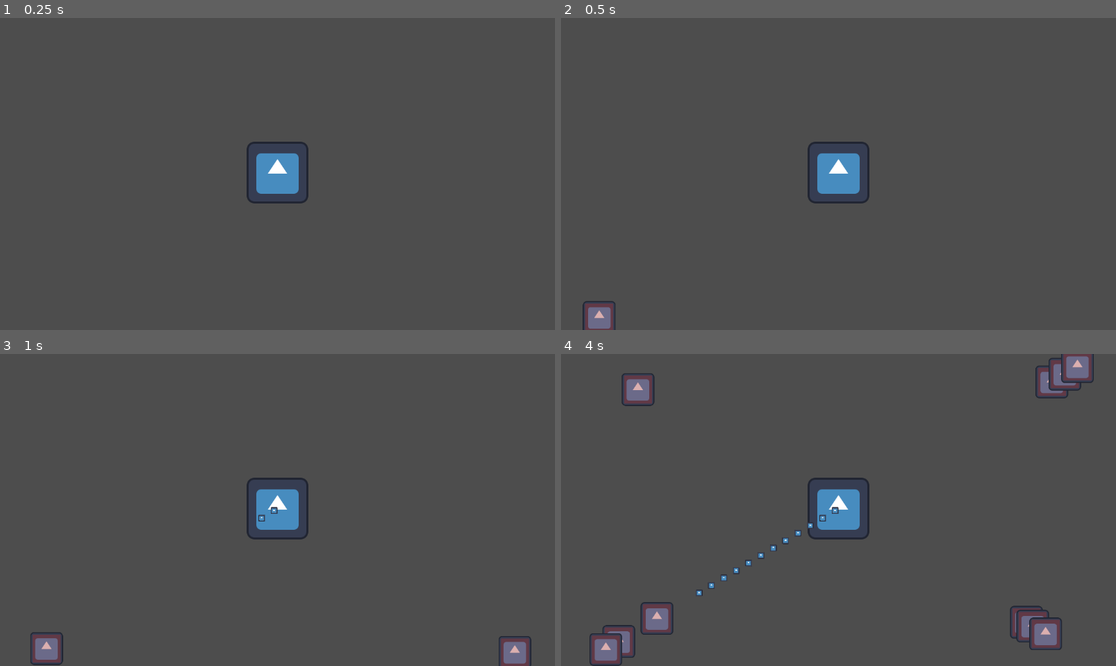
Above: before the commit, frames 1-4 (two rows, left to right).
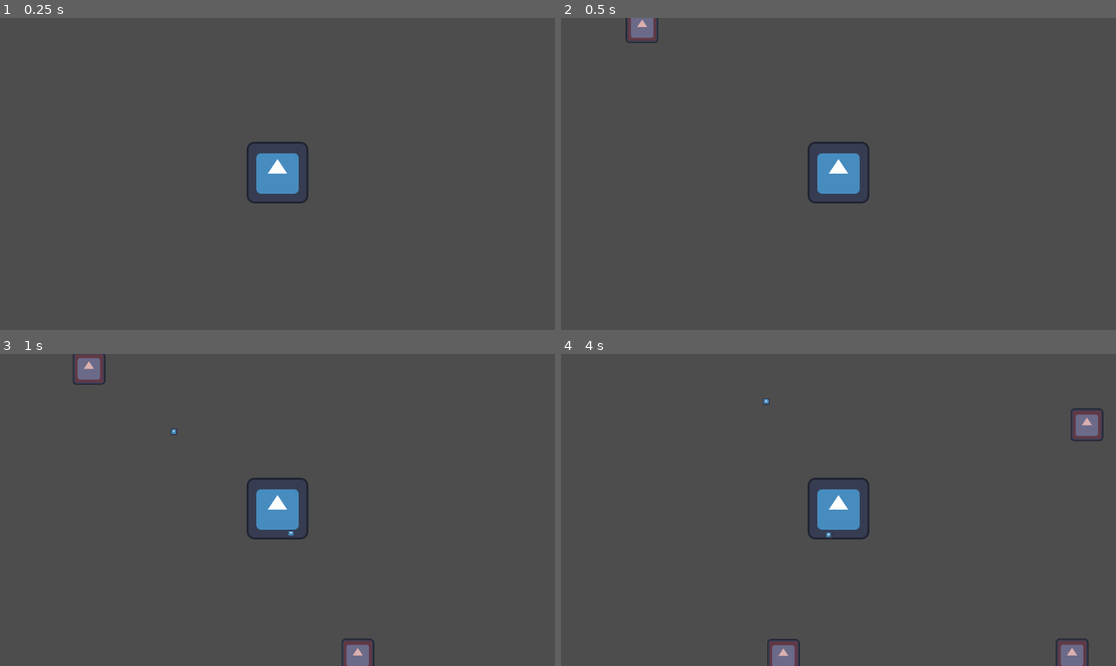
Above: after the commit, the same moments.

Repository: romaindurand/godot-tower-defense
Game: Godot game, scene res://scenes/game.tscn
Two runs of this game, one before a commit and one after it. Both use one fixed random seed, a clock stepped at 60 frames per second and the inputs below. The engine's default icon, where the game draws it, is replaced by a stand-in: a white triangle on a blue panel in a dark square.
Inputs:
- Up to frame 1 (0.25 s): no input
- Up to frame 2 (0.5 s): no input
- Up to frame 3 (1 s): no input
- Up to frame 4 (4 s): no input

Frame 1 is identical in both runs. In frame 2, 0.7% of the frame differs, in the area x 3-18%, y 0-100%; in frame 3, 1.4%; in frame 4, 3.9%, in the area x 5-98%, y 0-100%.

Commit message:
spawn enemies along a 2D path, switch to global_position, find real closest enemy

Diff:
--- a/components/move.gd
+++ b/components/move.gd
@@ -17,8 +17,8 @@
 
 	match mode:
 		MoveMode.DIRECTIONAL:
-			parent.position += direction.normalized() * step
+			parent.global_position += direction.normalized() * step
 
 		MoveMode.TARGET_NODE:
 			if is_instance_valid(target):
-				parent.position = parent.position.move_toward(target.global_position, step)
+				parent.global_position = parent.global_position.move_toward(target.global_position, step)
--- a/scenes/bullet.tscn
+++ b/scenes/bullet.tscn
@@ -18,4 +18,5 @@
 
 [node name="MoveComponent" type="Node2D" parent="." unique_id=875769920]
 script = ExtResource("3_l5glv")
+speed = 700.0
 metadata/_custom_type_script = "uid://dytdgyhfjq5qb"
--- a/scenes/game.tscn
+++ b/scenes/game.tscn
@@ -2,6 +2,12 @@
 
 [ext_resource type="PackedScene" uid="uid://biukxvhgxh4y1" path="res://scenes/tower.tscn" id="1_uwrxv"]
 [ext_resource type="Script" uid="uid://cbflu1bds0vfk" path="res://scripts/game.gd" id="1_yqjtg"]
+
+[sub_resource type="Curve2D" id="Curve2D_yqjtg"]
+_data = {
+"points": PackedVector2Array(0, 0, 0, 0, -564, -308, 0, 0, 0, 0, 566, -311, 0, 0, 0, 0, 557, 312, 0, 0, 0, 0, -552, 303, 0, 0, 0, 0, -564, -308)
+}
+point_count = 5
 
 [node name="Game" type="Node2D" unique_id=1757155370]
 script = ExtResource("1_yqjtg")
@@ -15,4 +21,7 @@
 wait_time = 0.388
 autostart = true
 
+[node name="SpawnLine" type="Path2D" parent="." unique_id=1153910680]
+curve = SubResource("Curve2D_yqjtg")
+
 [connection signal="timeout" from="SpawnTimer" to="." method="_on_timer_timeout"]
--- a/scripts/game.gd
+++ b/scripts/game.gd
@@ -3,20 +3,17 @@
 const enemy_scene: PackedScene = preload("res://scenes/enemy.tscn")
 @export var enemies: Array[Enemy] = []
 
+@onready var spawn_path: Path2D = $SpawnLine
+
 # Called when the node enters the scene tree for the first time.
 func _ready() -> void:
 	pass # Replace with function body.
 
-
-# Called every frame. 'delta' is the elapsed time since the previous frame.
-func _process(delta: float) -> void:
-	pass
-
-
 func _on_timer_timeout() -> void:
 	var enemy: Enemy = enemy_scene.instantiate()
-	var x = 500 if randf() > 0.5 else -500
-	var y = 300 if randf() > 0.5 else -300
-	enemy.position = Vector2(x, y)
+
+	var random_offset = randf_range(0.0, spawn_path.curve.get_baked_length())
+	enemy.global_position = spawn_path.to_global(spawn_path.curve.sample_baked(random_offset))
+
 	add_child(enemy)
 	enemies.push_back(enemy)
--- a/scripts/tower.gd
+++ b/scripts/tower.gd
@@ -12,17 +12,32 @@
 
 
 func _on_timer_timeout() -> void:
-	var bullet: Bullet  = bullet_scene.instantiate()
-	var enemyPosition = findClosestEnemyPosition()
-	if enemyPosition == Vector2.ZERO:
+	var closest_enemy = find_closest_enemy()
+
+	# S'il n'y a pas d'ennemi on ne tire pas
+	if closest_enemy == null:
 		return
-	add_child(bullet)
-	bullet.set_direction(atan2(enemyPosition.y - position.y, enemyPosition.x - position.x))
-	#bullet.position = Vector2(50, 50)
 
-func findClosestEnemyPosition() -> Vector2:
+	var bullet: Bullet = bullet_scene.instantiate()
+
+	get_parent().add_child(bullet)
+	# spawn bullet at tower position
+	bullet.global_position = global_position
+
+	var bullet_angle = global_position.angle_to_point(closest_enemy.global_position)
+	bullet.set_direction(bullet_angle)
+
+func find_closest_enemy() -> Enemy:
 	var game: Game = get_parent()
-	if game.enemies.size() == 0:
-		return Vector2(0, 0)
-	var closest: Enemy = game.enemies[0]
-	return closest.position
+	if game.enemies.is_empty():
+		return null
+
+	#var closest: Enemy = game.enemies[0]
+	var closest: Enemy = null
+	var closest_distance: float = INF
+	for enemy in game.enemies:
+		var distance = global_position.distance_to(enemy.global_position)
+		if distance < closest_distance:
+			closest_distance = distance
+			closest = enemy
+	return closest
